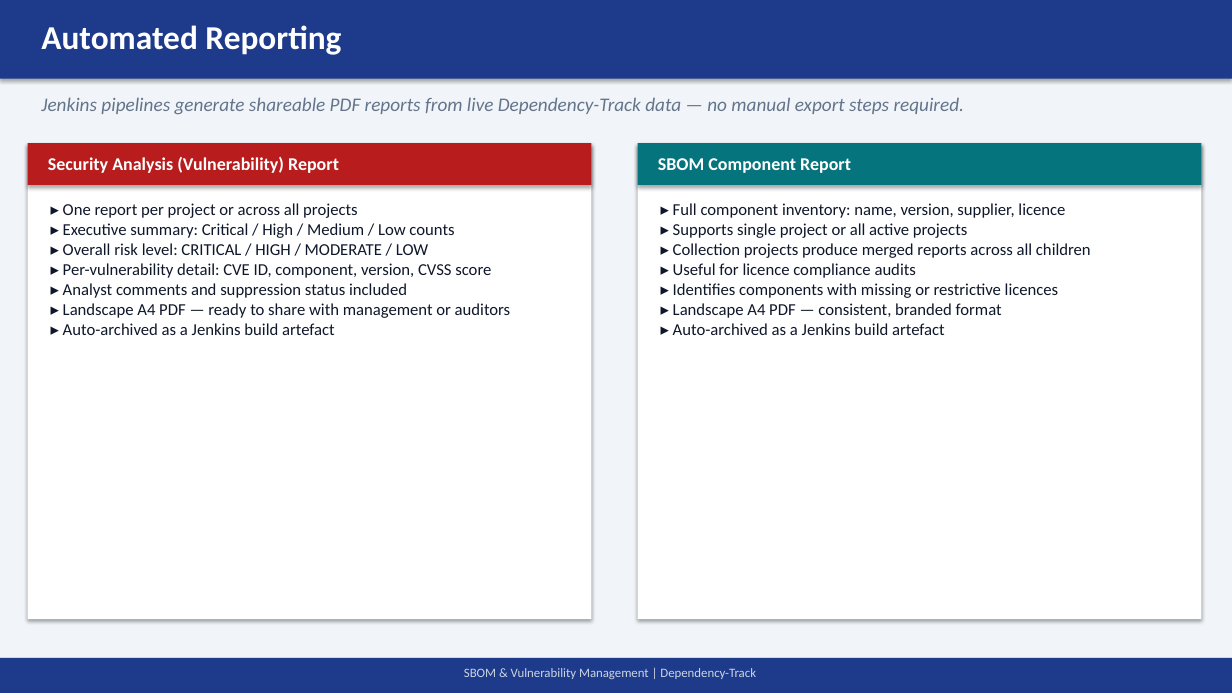
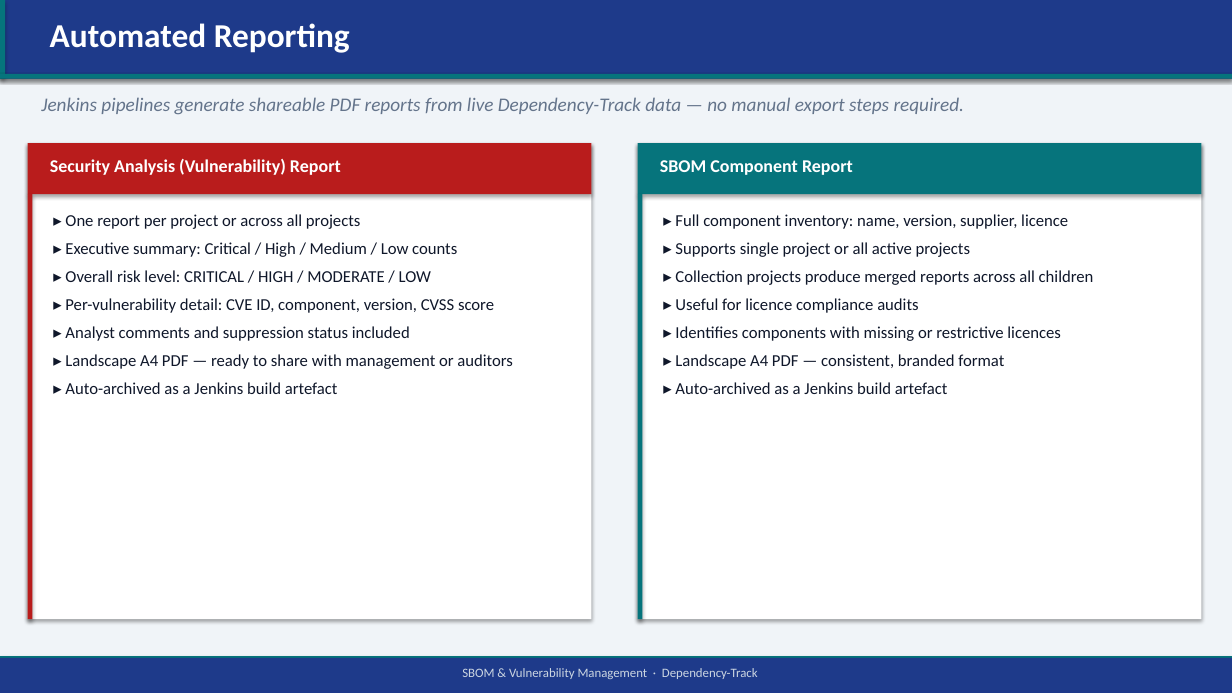
Before and after one commit to duncanlester/sbom-uploader, a slide deck: slide 12 of output/SBOM_DependencyTrack_Presentation.pptx. Drawn at 1232x693 pixels with LibreOffice and Linux fonts; fonts in the diff are those of the drawing. Boxes give left, top, right and bottom in pixels: in the first picture for what was removed or moved away, otherwise in the second. Text is boxed around its words. In the diff, an @@ line names an element or a change of style, - is before the commit and + after.

```diff
--- a/output/SBOM_DependencyTrack_Presentation.pptx
+++ b/output/SBOM_DependencyTrack_Presentation.pptx
@@ rectangle at <box>0,0,1232,693</box>: fill #F1F5F9 to #F0F4F8 @@
@@ rectangle added at <box>0,0,6,79</box>, fill #06747C @@
@@ text "Automated Reporting": place and size @@
-text "Automated Reporting" at <box>41,25,341,55</box>
+text "Automated Reporting" at <box>50,23,350,53</box>
@@ rectangle added at <box>0,74,1232,79</box>, fill #06747C @@
@@ rectangle: place and size @@
-rectangle at <box>28,143,592,185</box>
+rectangle at <box>28,143,592,194</box>
@@ rectangle: place and size @@
-rectangle at <box>638,143,1202,185</box>
+rectangle at <box>638,143,1202,194</box>
@@ rectangle added at <box>28,194,32,619</box>, fill #B91C1C @@
@@ text "▸ One report per project ...": place and size @@
-text "▸ One report per project ..." at <box>63,203,511,335</box>
+text "▸ One report per project ..." at <box>65,214,513,394</box>
@@ text "▸ One report per project ..." at <box>65,214,513,394</box>: line spacing 1 to 1.2; more space between paragraphs @@
@@ rectangle added at <box>638,194,642,619</box>, fill #06747C @@
@@ text "▸ Full component inventory: name, ..." at <box>675,214,1094,394</box>: line spacing 1 to 1.2; more space between paragraphs @@
@@ text "▸ Full component inventory: name, ...": place and size @@
-text "▸ Full component inventory: name, ..." at <box>673,203,1091,335</box>
+text "▸ Full component inventory: name, ..." at <box>675,214,1094,394</box>
@@ rectangle added at <box>0,656,1232,658</box>, fill #06747C @@
@@ text at <box>462,668,758,679</box>: text changed @@
-SBOM & Vulnerability Management | Dependency-Track
+SBOM & Vulnerability Management · Dependency-Track
```
Also in this commit, not shown: 16 other slides changed, 2 other files.
